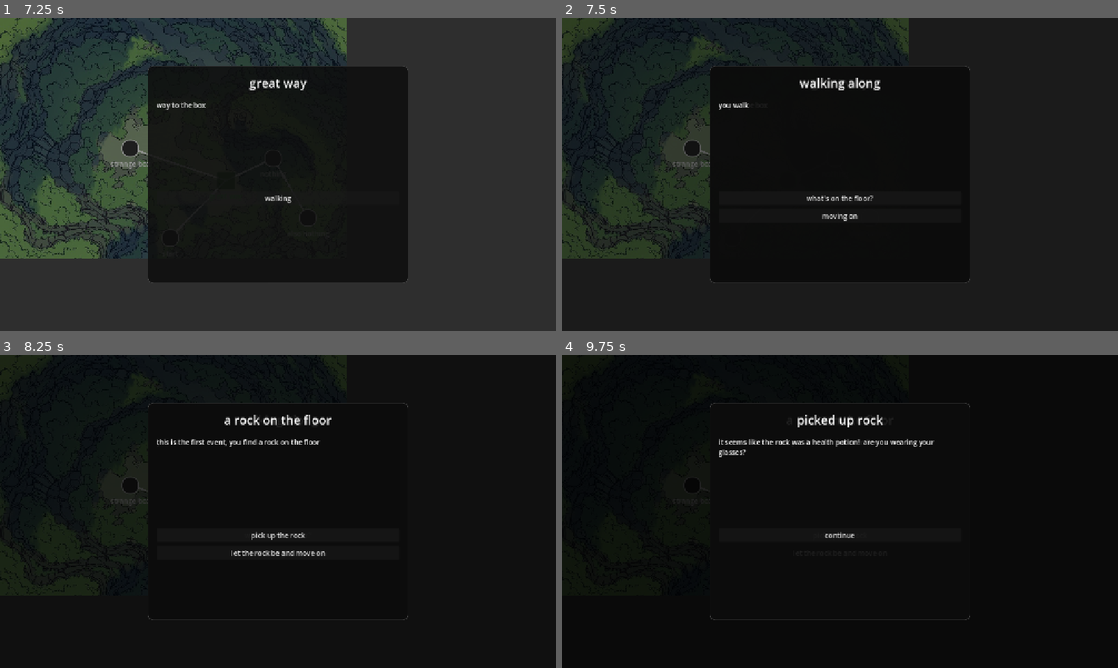
Above: before the commit, frames 1-4 (two rows, left to right).
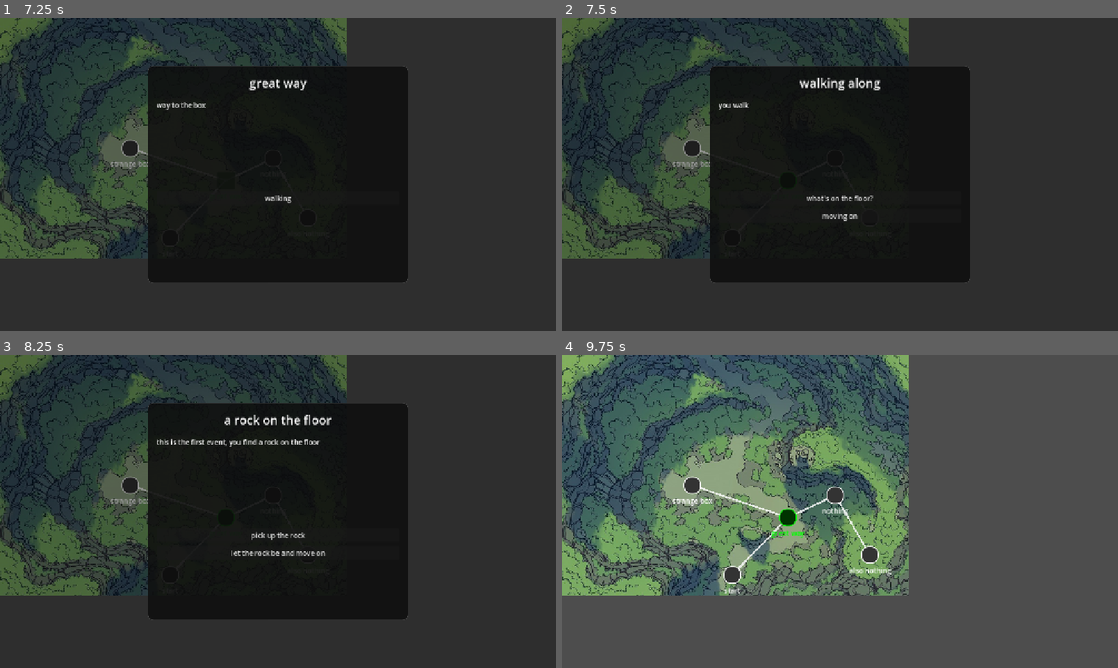
Above: after the commit, the same moments.

Repository: IzzetNecu/deckbuilderTool
Game: Godot game, scene res://scenes/main_menu/MainMenu.tscn
Same seed, same stepped clock (60 frames per second), same inputs: the game is played once before the commit and once after it.
Inputs:
- Up to frame 1 (7.25 s): click "Start Game" at 0.5 s; click "start" at 1.25 s; click "start" at 2 s; click "great way" at 2.75 s; click "strange box" at 3.5 s; click "nothing" at 4.25 s; click "also nothing" at 5 s; click "Leave" at 5.75 s; click "great way" at 6.5 s
- Up to frame 2 (7.5 s): click "walking" at 7.25 s
- Up to frame 3 (8.25 s): click "what's on the floor?" at 8 s
- Up to frame 4 (9.75 s): click "pick up the rock" at 8.75 s; click "moving on" (after the commit: "continue") at 9.5 s

Frame 1 is identical in both runs. In frame 2, 14% of the frame differs, in the area x 0-63%, y 0-77%; in frame 3, 64%; in frame 4, 100%, in the area x 0-100%, y 0-100%.

Commit message:
Fix events stacking on top of each other

Diff:
--- a/game/scenes/event/EventDialog.gd
+++ b/game/scenes/event/EventDialog.gd
@@ -84,15 +84,7 @@
 func _on_option_pressed(outcomes: Array) -> void:
 	OutcomeExecutor.execute_all(outcomes)
 
-	# Transition back to map by default unless scene changed
-	var changed_scene = false
-	for out in outcomes:
-		if out.get("type") in ["travelToMap", "startCombat", "startEvent"]:
-			changed_scene = true
-			break
-
-	if not changed_scene:
-		_close_dialog()
+	_close_dialog()
 
 func _on_leave_pressed() -> void:
 	_close_dialog()
